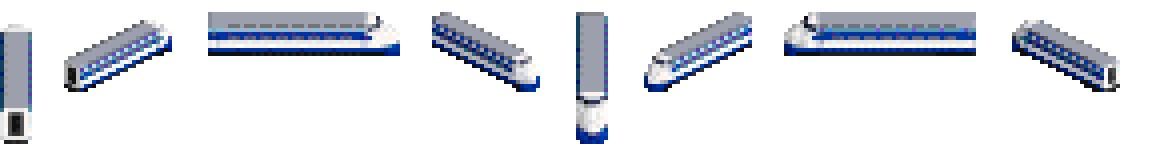
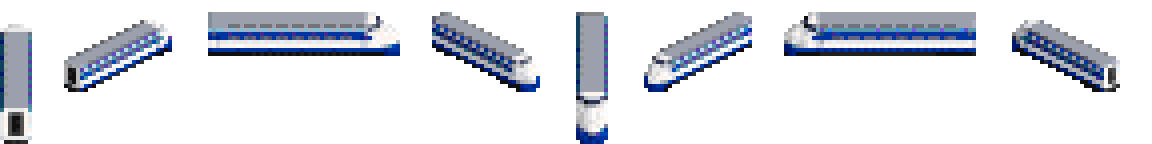
Layer changes from the first 1152 × 144 image to the second:
added layer "touchup" above "1x" over [left=436, top=48, right=512, bottom=88]
